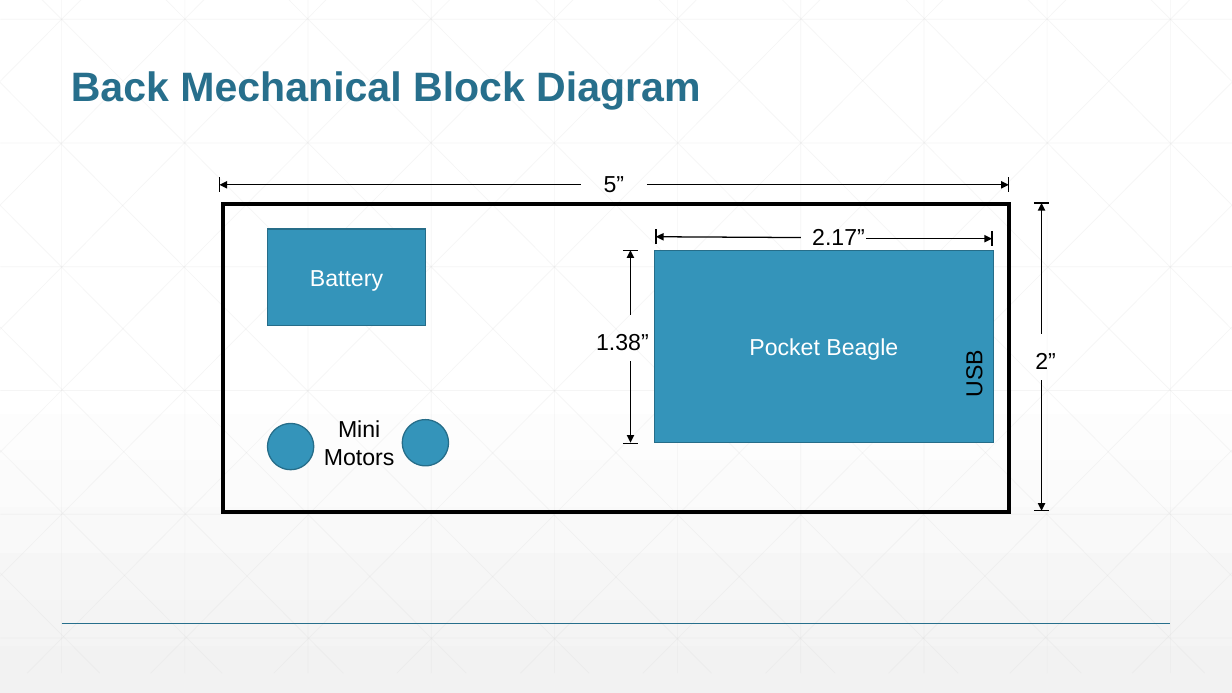
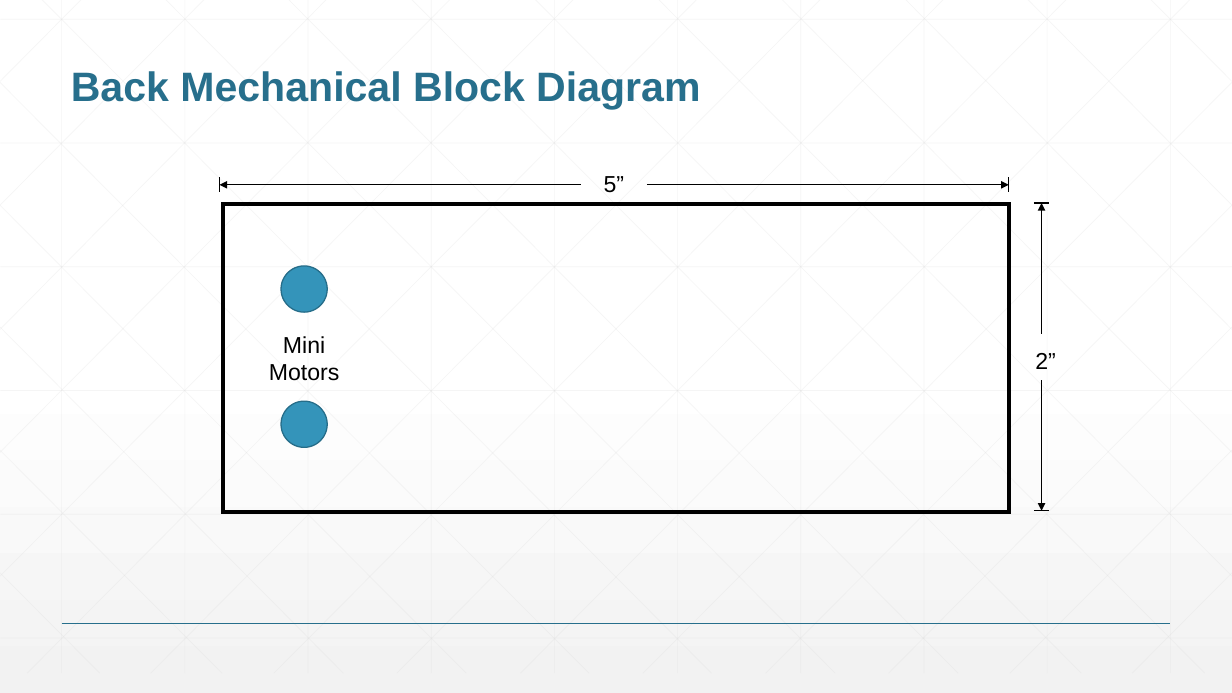
Before and after one commit to alt7rice/ENGI301, a slide deck: slide 5 of Project_02/docs/Torres_ENGI301_Project_02_proposal.pptx. Drawn at 1232x693 pixels with LibreOffice and Linux fonts; fonts in the diff are those of the drawing. Boxes give left, top, right and bottom in pixels: in the first picture for what was removed or moved away, otherwise in the second. Text is boxed around its words. In the diff, an @@ line names an element or a change of style, - is before the commit and + after.

```diff
--- a/Project_02/docs/Torres_ENGI301_Project_02_proposal.pptx
+++ b/Project_02/docs/Torres_ENGI301_Project_02_proposal.pptx
@@ rectangle removed at bbox=[268, 230, 426, 326] @@
-Battery
@@ line removed from (656, 229) to (656, 245) @@
@@ arrow removed from (801, 238) to (656, 237) @@
@@ text removed at bbox=[812, 229, 865, 251] @@
-2.17”
@@ arrow removed from (867, 238) to (993, 238) @@
@@ line removed from (993, 231) to (993, 247) @@
@@ ellipse: place and size @@
-ellipse at bbox=[268, 423, 314, 470]
+ellipse at bbox=[281, 266, 327, 312]
@@ line removed from (623, 250) to (639, 250) @@
@@ arrow removed from (630, 315) to (630, 250) @@
@@ rectangle removed at bbox=[654, 250, 994, 443] @@
-Pocket Beagle
@@ text "Mini Motors": place and size @@
-text "Mini Motors" at bbox=[324, 420, 395, 466]
+text "Mini Motors" at bbox=[269, 336, 340, 381]
@@ text removed at bbox=[596, 334, 649, 351] @@
-1.38”
@@ text removed at bbox=[962, 354, 988, 396] @@
-USB
@@ arrow removed from (630, 361) to (630, 443) @@
@@ ellipse: place and size @@
-ellipse at bbox=[402, 420, 448, 466]
+ellipse at bbox=[281, 401, 327, 447]
@@ line removed from (623, 444) to (639, 444) @@
```
Also in this commit, not shown: 2 other slides changed.
